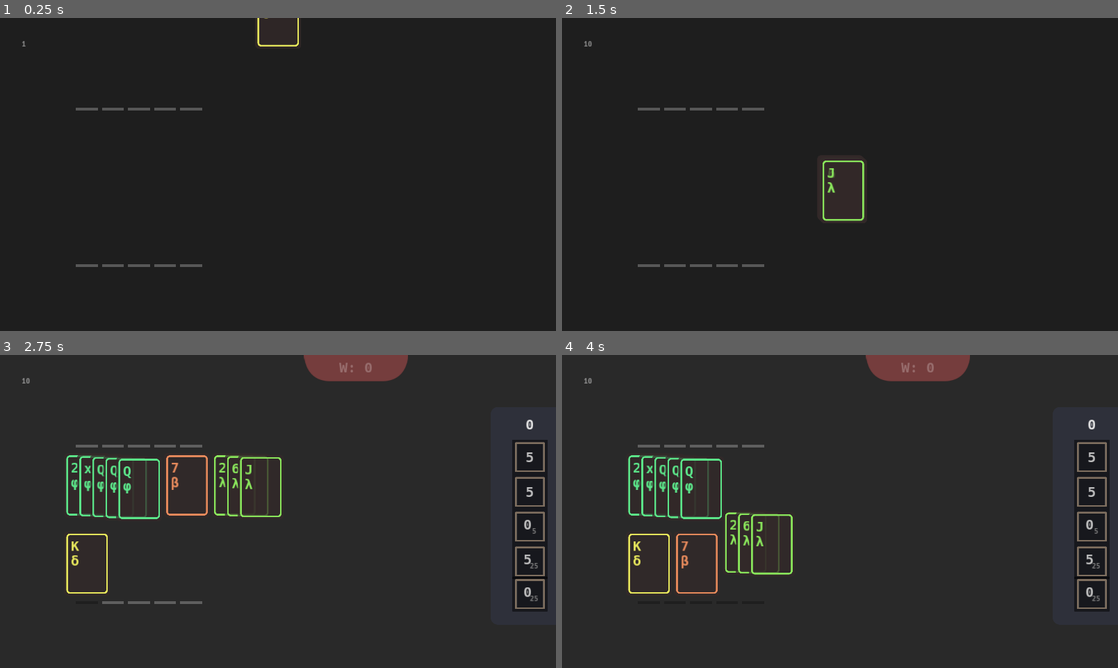
Above: before the commit, frames 1-4 (two rows, left to right).
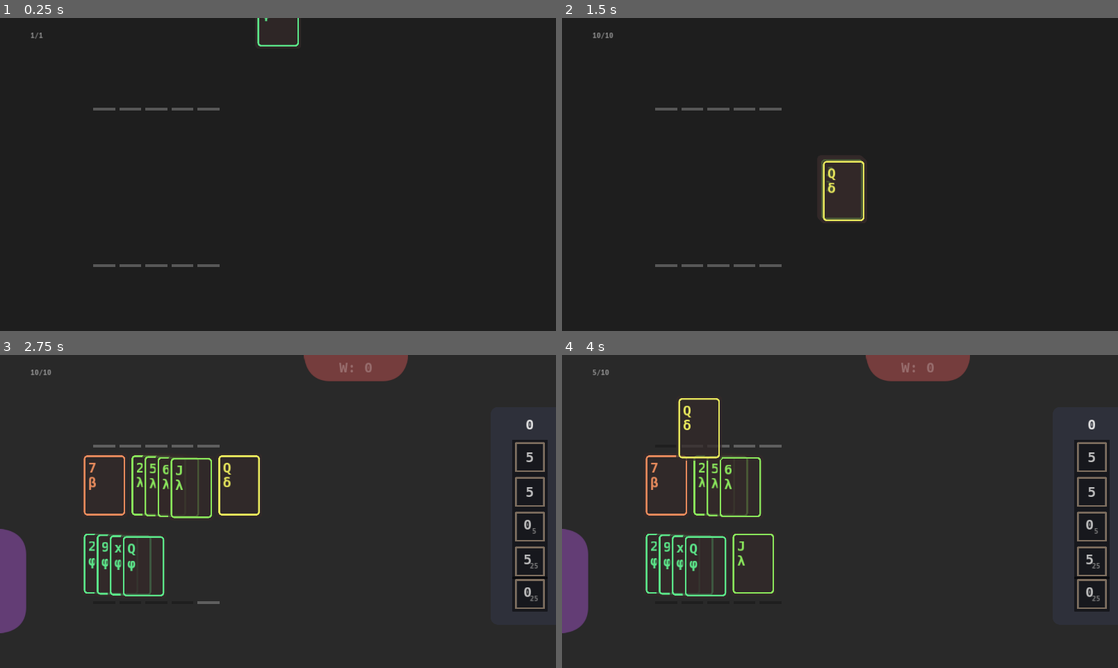
Above: after the commit, the same moments.

Repository: irisxerno/godot-cardinality-9
Game: Godot game, scene res://scene/Main.tscn
Same seed, same stepped clock (60 frames per second), same inputs: the game is played once before the commit and once after it.
Inputs (mouse positions are in pixels of both pictures, inside the frame that each line leads up to):
- Up to frame 1 (0.25 s): no input
- Up to frame 2 (1.5 s): tap Enter (ui_accept) at 0.5, 0.77 s; move the mouse to (962, 158) at 0.52 s; click (962, 158) at 0.67 s; move the mouse to (728, 190) at 1.27 s; click (728, 190) at 1.42 s
- Up to frame 3 (2.75 s): tap Enter (ui_accept) at 1.52 s; move the mouse to (88, 486) at 2.02 s; click (88, 486) at 2.17 s
- Up to frame 4 (4 s): move the mouse to (751, 486) at 2.77 s; click (751, 486) at 2.92 s; tap Enter (ui_accept) at 3.02, 3.77 s; move the mouse to (789, 486) at 3.52 s; click (789, 486) at 3.67 s

The runs differ from the first frame. In frame 1, 0.4% of the frame differs, in the area x 4-54%, y 0-80%; in frame 2, 0.7%; in frame 3, 5.6%, in the area x 0-51%, y 4-89%; in frame 4, 5.6%.

Commit message:
saving

Diff:
--- a/project.godot
+++ b/project.godot
@@ -12,6 +12,10 @@
 
 config/name="cardinality 9"
 run/main_scene="res://scene/Main.tscn"
+boot_splash/show_image=false
+boot_splash/fullsize=false
+boot_splash/use_filter=false
+boot_splash/bg_color=Color( 0.121569, 0.121569, 0.121569, 1 )
 config/icon="res://icon.png"
 
 [autoload]
--- a/scene/Main.tscn
+++ b/scene/Main.tscn
@@ -20,6 +20,9 @@
 [ext_resource path="res://script/Tally.gd" type="Script" id=18]
 [ext_resource path="res://script/ArmoryController.gd" type="Script" id=19]
 [ext_resource path="res://script/UserArmory.gd" type="Script" id=20]
+[ext_resource path="res://script/Savior.gd" type="Script" id=21]
+[ext_resource path="res://script/Saves.gd" type="Script" id=22]
+[ext_resource path="res://script/Click.gd" type="Script" id=23]
 
 [sub_resource type="RectangleShape2D" id=5]
 extents = Vector2( 1280, 720 )
@@ -30,7 +33,7 @@
 font_data = ExtResource( 12 )
 
 [sub_resource type="StyleBoxFlat" id=1]
-bg_color = Color( 0.1875, 0.25, 0.208333, 0.752941 )
+bg_color = Color( 0.188235, 0.25098, 0.207843, 0.752941 )
 corner_radius_top_left = 16
 corner_radius_top_right = 16
 corner_radius_bottom_right = 16
@@ -49,16 +52,30 @@
 use_filter = true
 font_data = ExtResource( 12 )
 
+[sub_resource type="StyleBoxFlat" id=9]
+bg_color = Color( 0.160784, 0.145098, 0.137255, 0.752941 )
+corner_radius_top_left = 16
+corner_radius_top_right = 16
+corner_radius_bottom_right = 16
+corner_radius_bottom_left = 16
+
+[sub_resource type="DynamicFont" id=10]
+size = 32
+use_mipmaps = true
+use_filter = true
+font_data = ExtResource( 12 )
+
 [node name="Main" type="Node"]
 script = ExtResource( 10 )
 
+[node name="Savior" type="Node" parent="."]
+script = ExtResource( 21 )
+
 [node name="Background" parent="." instance=ExtResource( 17 )]
 
 [node name="Builder" type="Node2D" parent="."]
+position = Vector2( 40, 0 )
 script = ExtResource( 2 )
-__meta__ = {
-"_edit_lock_": true
-}
 
 [node name="Offhand" parent="Builder" instance=ExtResource( 1 )]
 position = Vector2( 200, 120 )
@@ -170,10 +187,10 @@
 script = ExtResource( 4 )
 
 [node name="Debug" type="Label" parent="Cards"]
-margin_left = 50.0
-margin_top = 50.0
-margin_right = 90.0
-margin_bottom = 69.0
+margin_left = 70.0
+margin_top = 30.0
+margin_right = 110.0
+margin_bottom = 49.0
 custom_colors/font_color = Color( 1, 1, 1, 0.501961 )
 custom_fonts/font = SubResource( 6 )
 text = "0"
@@ -190,7 +207,6 @@
 mouse_filter = 2
 script = ExtResource( 8 )
 __meta__ = {
-"_edit_group_": true,
 "_edit_lock_": true
 }
 
@@ -372,10 +388,55 @@
 valign = 1
 autowrap = true
 
+[node name="SaveView" parent="Tabs" instance=ExtResource( 6 )]
+anchor_right = 1.0
+anchor_bottom = 1.0
+open_distance = 220
+property = "margin_left"
+
+[node name="Background" parent="Tabs/SaveView" index="0"]
+margin_left = -250.0
+margin_top = 150.0
+margin_bottom = 680.0
+custom_styles/panel = SubResource( 9 )
+
+[node name="Button" parent="Tabs/SaveView" index="1"]
+modulate = Color( 0.419608, 0.25098, 0.501961, 0.878431 )
+margin_top = 640.0
+margin_right = 1600.0
+margin_bottom = 1140.0
+rect_rotation = -90.0
+mouse_filter = 1
+
+[node name="Saves" type="Control" parent="Tabs/SaveView"]
+margin_left = -200.0
+margin_top = 170.0
+margin_right = -200.0
+margin_bottom = 170.0
+script = ExtResource( 22 )
+
+[node name="newgame" type="Label" parent="Tabs/SaveView"]
+modulate = Color( 1, 1, 1, 0.25098 )
+margin_left = -170.0
+margin_top = 620.0
+margin_right = -37.0
+margin_bottom = 660.0
+mouse_filter = 1
+custom_fonts/font = SubResource( 10 )
+text = "newgame"
+script = ExtResource( 23 )
+
 [node name="Foreground" parent="." instance=ExtResource( 17 )]
 color = Color( 0, 0, 0, 0 )
 duration = 2.0
 
+[node name="Position2D" type="Position2D" parent="."]
+position = Vector2( -30, 130 )
+
+[connection signal="card_data" from="Savior" to="Builder/Dealer" method="deal_data_now"]
+[connection signal="reset" from="Savior" to="." method="reset"]
+[connection signal="return_cards" from="Savior" to="Builder/Deal" method="add_cards"]
+[connection signal="update" from="Savior" to="Tabs/SaveView/Saves" method="set_saves"]
 [connection signal="dump" from="Builder/Offhand" to="Builder/Deal" method="add_cards"]
 [connection signal="request_return_cards" from="Builder/Offhand" to="Builder/Deal" method="request_take_cards"]
 [connection signal="request_return_cards" from="Builder/Deal" to="Builder" method="_on_Deal_request_return_cards"]
@@ -383,7 +444,7 @@
 [connection signal="request_return_cards" from="Builder/Mainhand" to="Builder/Deal" method="request_take_cards"]
 [connection signal="add_card" from="Builder/Dealer" to="Cards" method="add_card"]
 [connection signal="done" from="Builder/Dealer" to="." method="to_build"]
-[connection signal="return_cards" from="Builder/Dealer" to="Builder/Deal" method="add_cards"]
+[connection signal="return_cards" from="Builder/Dealer" to="Savior" method="get_cards"]
 [connection signal="done" from="Fight" to="." method="_on_Fight_done"]
 [connection signal="request_return_cards" from="Fight/Mainhand" to="Fight" method="_on_Mainhand_request_return_cards"]
 [connection signal="add_card" from="Fight/ArmoryController" to="Armories" method="add_card"]
@@ -394,8 +455,11 @@
 [connection signal="input_event" from="Fight/Tally" to="Fight/Tally" method="_on_input_event"]
 [connection signal="add_armory" from="UserArmory" to="Armories" method="add_card"]
 [connection signal="return_cards" from="UserArmory" to="Builder/Deal" method="add_cards"]
+[connection signal="color" from="WorldGeneration" to="Savior" method="color"]
+[connection signal="new" from="WorldGeneration" to="UserArmory" method="new"]
+[connection signal="new" from="WorldGeneration" to="Tabs/StatsView/Stats" method="new"]
 [connection signal="return_card_data" from="WorldGeneration" to="Builder/Dealer" method="deal_data_now"]
-[connection signal="return_world_data" from="WorldGeneration" to="Tabs/WorldView/World" method="world_from_data"]
+[connection signal="return_world_data" from="WorldGeneration" to="Tabs/WorldView/World" method="from_data"]
 [connection signal="resized" from="Tabs" to="." method="_on_Tabs_resized"]
 [connection signal="ccount" from="Tabs/WorldView/World" to="." method="_on_World_ccount"]
 [connection signal="select_tile" from="Tabs/WorldView/World" to="." method="_on_select_tile"]
@@ -416,7 +480,11 @@
 [connection signal="return_cost" from="Tabs/StatsView/Stats/Armory" to="Tabs/StatsView/Stats" method="return_cost"]
 [connection signal="try_buy" from="Tabs/StatsView/Stats/Armory" to="Tabs/StatsView/Stats" method="try_buy"]
 [connection signal="update" from="Tabs/StatsView/Stats/Armory" to="UserArmory" method="set_slots"]
+[connection signal="load_save" from="Tabs/SaveView/Saves" to="Savior" method="load_save"]
+[connection signal="click" from="Tabs/SaveView/newgame" to="Savior" method="newgame"]
+[connection signal="gui_input" from="Tabs/SaveView/newgame" to="Tabs/SaveView/newgame" method="_on_gui_input"]
 
 [editable path="Fight/Dealer"]
 [editable path="Tabs/WorldView"]
 [editable path="Tabs/StatsView"]
+[editable path="Tabs/SaveView"]
--- /dev/null
+++ b/scene/Save.tscn
@@ -0,0 +1,45 @@
+[gd_scene load_steps=5 format=2]
+
+[ext_resource path="res://res/Hack-Bold.ttf" type="DynamicFontData" id=1]
+[ext_resource path="res://script/Save.gd" type="Script" id=2]
+
+[sub_resource type="StyleBoxFlat" id=7]
+bg_color = Color( 1, 1, 1, 1 )
+corner_radius_top_left = 16
+corner_radius_top_right = 16
+corner_radius_bottom_right = 16
+corner_radius_bottom_left = 16
+
+[sub_resource type="DynamicFont" id=8]
+size = 24
+use_mipmaps = true
+use_filter = true
+font_data = ExtResource( 1 )
+
+[node name="Save" type="Control"]
+margin_left = -180.0
+margin_top = 30.0
+margin_bottom = 100.0
+mouse_filter = 2
+script = ExtResource( 2 )
+__meta__ = {
+"_edit_group_": true
+}
+
+[node name="Panel" type="Panel" parent="."]
+modulate = Color( 1, 1, 1, 0.25098 )
+anchor_right = 1.0
+anchor_bottom = 1.0
+mouse_filter = 1
+custom_styles/panel = SubResource( 7 )
+
+[node name="Label" type="Label" parent="."]
+anchor_right = 1.0
+anchor_bottom = 1.0
+custom_fonts/font = SubResource( 8 )
+text = "w9#99+10999"
+align = 1
+valign = 1
+autowrap = true
+
+[connection signal="gui_input" from="Panel" to="." method="_on_gui_input"]
--- a/script/ArmoryController.gd
+++ b/script/ArmoryController.gd
@@ -18,7 +18,7 @@
 		for d in armory_data[k]:
 			var inst = scene.instance()
 			inst.value = d
-			inst.suit = k
+			inst.suit = int(k)
 			inst.position = self.position
 			armories[k].append(inst)
 			emit_signal("add_card", inst)
@@ -49,7 +49,7 @@
 	return armories
 
 
-func return_all():
+func clear(death=true):
 	for inst in list():
 		inst.move_to(to_global(inst.position+Vector2(0, -100)))
 		inst.kill()
--- a/script/Card.gd
+++ b/script/Card.gd
@@ -16,8 +16,10 @@
 var death = false
 var kill = false
 
-export var test = false
+var test = false
 export var armory = false
+
+var test_notween = false
 
 
 func _ready():
@@ -53,11 +55,16 @@
 	if position == new_position or dest_position == new_position:
 		return
 	dest_position = new_position
+	if test_notween:
+		self.position = dest_position
+		return
 	$Tween.interpolate_property(self, "position", position, dest_position, 0.5, Tween.TRANS_QUAD)
 	$Tween.start()
 
 
 func to_alpha(a):
+	if test_notween and kill:
+		queue_free()
 	$AlphaTween.interpolate_property(self, "modulate", self.modulate, Color(1, 1, 1, a), 1, Tween.TRANS_QUAD, Tween.EASE_OUT)
 	$AlphaTween.start()
 
--- a/script/Cards.gd
+++ b/script/Cards.gd
@@ -2,12 +2,15 @@
 
 
 var raise_counter = 0
+var rcmax = 0
 
 
 func _process(delta):
 	if raise_counter > 0:
+		if raise_counter > rcmax:
+			rcmax = raise_counter
 		if get_node("Debug"):
-			$Debug.text = str(raise_counter)
+			$Debug.text = str(raise_counter)+"/"+str(rcmax)
 	raise_counter = 0
 
 
@@ -22,13 +25,8 @@
 	inst.raise()
 
 
-func mark_death():
+func kill(all = false):
 	for inst in get_children():
-		if inst.has_method("update_face"):
-			inst.death = true
-
-
-func kill():
-	for inst in get_children():
-		if inst.has_method("kill") and inst.death:
-			inst.kill()
+		if inst.has_method("kill"):
+			if inst.death or all:
+				inst.kill()
--- /dev/null
+++ b/script/Click.gd
@@ -0,0 +1,27 @@
+extends Control
+
+
+signal click
+
+var selected
+
+
+func update():
+	var c = modulate
+	c.a = 0.25
+	if selected:
+		c.a = 0.75
+	modulate = c
+
+
+func _on_gui_input(event):
+	if event is InputEventMouseButton and event.button_index == BUTTON_LEFT and event.pressed:
+		if selected:
+			emit_signal("click")
+		selected = !selected
+		update()
+
+func _input(event):
+	if event is InputEventMouseButton and event.pressed and not Rect2(Vector2(), rect_size).has_point(get_local_mouse_position()) and selected:
+		selected = false
+		update()
--- a/script/Dealer.gd
+++ b/script/Dealer.gd
@@ -33,7 +33,7 @@
 	for d in card_data:
 		var inst = scene.instance()
 		inst.value = d["value"]
-		inst.suit = d["suit"]
+		inst.suit = int(d["suit"])
 		inst.position = self.position
 		inst.face_up = face_up
 		cards.append(inst)
@@ -42,6 +42,11 @@
 
 func start():
 	$DealAnimTimer.start()
+
+
+func update():
+	for inst in cards:
+		inst.death = false
 
 
 func _on_DealAnimTimer_timeout():
--- a/script/Deck.gd
+++ b/script/Deck.gd
@@ -55,3 +55,10 @@
 	var c = cards
 	cards = []
 	return c
+
+
+func clear(death=false):
+	if death:
+		for inst in cards:
+			inst.death = true
+	return_all()
--- a/script/Fight.gd
+++ b/script/Fight.gd
@@ -84,8 +84,9 @@
 			c.append($Offhand.cards.pop_front())
 		$Mainhand.add_cards(c)
 
-func clear():
+
+func clear(death=false):
 	for inst in get_children():
-		if inst.has_method("return_all"):
-			inst.return_all()
+		if inst.has_method("clear"):
+			inst.clear(death)
 	tile = null
--- a/script/Main.gd
+++ b/script/Main.gd
@@ -5,14 +5,25 @@
 
 
 func _ready():
-	$WorldGeneration.new_game()
 	$Background.set_color("none")
-	$Builder.stats = $Tabs/StatsView/Stats
-	$Builder.armory = $UserArmory
-	$Fight.armory = $UserArmory
+
+	var stats = $Tabs/StatsView/Stats
+	var armory = $UserArmory
+	var world = $Tabs/WorldView/World
+	$Builder.stats = stats
+	$Builder.armory = armory
+	$Savior.stats = stats
+	$Savior.armory = armory
+	$Savior.world = world
+	$Savior.generator = $WorldGeneration
+	$Fight.stats = stats
+	$Fight.armory = armory
+
 	$Tabs.update_all("hide", false)
 	$Builder.visible = true
 	$Fight.visible = false
+
+	$Savior.start()
 
 
 func _on_select_tile(tile):
@@ -32,7 +43,6 @@
 	$UserArmory.visible = false
 	$Background.to_color("fight")
 
-	$Fight.stats = $Tabs/StatsView/Stats
 	$Fight.tile = tile
 	$Fight/Mainhand.add_cards($Builder/Mainhand.cards())
 	$Fight/Extra.add_cards($Builder/Deal.cards())
@@ -53,9 +63,8 @@
 func _on_Fight_done(win):
 	# TODO: losing animation
 
-	$Cards.mark_death()
-
 	if win:
+		$Savior.savable = true
 		$Builder.clear()
 
 		var reward = $Fight.tile.reward
@@ -64,6 +73,11 @@
 		if maxc > 0:
 			r = reward.slice(0, maxc-1)
 
+		var loss = 0
+		if maxc - len(r) > 0:
+			loss = maxc - len(r)
+			print("net loss: -", loss)
+
 		$Builder/Dealer.add_cards($Fight/Mainhand.cards())
 		$Builder/Dealer.add_cards($Fight/Offhand.cards())
 		$Builder/Dealer.deal_from_data(r)
@@ -71,6 +85,7 @@
 
 		$Tabs/StatsView/Stats.reset_ticks()
 		$Tabs/StatsView/Stats.add_xp($Fight/Extra.count()+len(reward)-len(r))
+		$Tabs/StatsView/Stats.add_loss(loss)
 
 		$UserArmory.kill_cards()
 
@@ -91,17 +106,29 @@
 	$Builder.visible = true
 	$Fight.visible = false
 
+	$Fight.clear(true)
+
 	$Builder.update()
-
-	$Fight.clear()
 
 	$Cards.kill()
 
 
 func _on_Tabs_resized():
-	$Fight/Extra.position = Vector2(OS.window_size.x+45,OS.window_size.y/2)
-	$UserArmory.position = Vector2(OS.window_size.x - 260, 640)
+	var w = $Tabs.rect_size
+	$Fight/Extra.position = Vector2(w.x+45,w.y/2)
+	$UserArmory.position = Vector2(w.x - 260, 640)
 
 
 func _on_World_ccount(cc):
 	$Tabs/WorldView.open_distance = 100 * cc + 50
+
+
+func reset(i):
+	$Tabs.update_all("hide", true)
+	$Builder.visible = true
+	$Fight.visible = false
+
+	$Builder.clear(true)
+	$UserArmory.new()
+	$Cards.kill()
+	$Savior.load_next(i)
--- a/script/RowController.gd
+++ b/script/RowController.gd
@@ -51,6 +51,13 @@
 		inst.cards = []
 
 	return cards
+
+
+func clear(death=false):
+	for inst in cols:
+		for ins in inst.cards:
+			ins.death = death
+		inst.cards = []
 
 
 func add_cards(new_cards):
--- /dev/null
+++ b/script/Save.gd
@@ -0,0 +1,37 @@
+extends Control
+
+
+signal load_save
+
+var selected
+var index
+
+
+func set_save(save, i):
+	$Label.text = "w%d#%d+%d" % [save["world_num"], save["stats"]["progress"], save["stats"]["score"]]
+	var c = Color(int(save["color"]))
+	c.a = 0.25
+	$Panel.modulate = c
+	index = i
+
+
+func update():
+	var c = $Panel.modulate
+	c.a = 0.25
+	if selected:
+		c.a = 0.75
+	$Panel.modulate = c
+
+
+func _on_gui_input(event):
+	if event is InputEventMouseButton and event.button_index == BUTTON_LEFT and event.pressed:
+		if selected:
+			emit_signal("load_save", index)
+		selected = !selected
+		update()
+
+
+func _input(event):
+	if event is InputEventMouseButton and event.pressed and not Rect2(Vector2(), rect_size).has_point(get_local_mouse_position()) and selected:
+		selected = false
+		update()
--- /dev/null
+++ b/script/Saves.gd
@@ -0,0 +1,31 @@
+extends Control
+
+
+signal load_save
+
+var saves = []
+
+
+func _ready():
+	var cursor = Vector2(0,0)
+	var scene = preload("res://scene/Save.tscn")
+	for i in range(5):
+		var inst = scene.instance()
+		inst.rect_position = cursor
+		inst.visible = false
+		inst.connect("load_save", self, "load_save")
+		saves.append(inst)
+		add_child(inst)
+		cursor += Vector2(0, 90)
+
+
+func load_save(index):
+	emit_signal("load_save", index)
+
+
+func set_saves(save_data):
+	for i in range(len(save_data)):
+		var save = save_data[-1-i]
+		var inst = saves[i]
+		inst.set_save(save, len(save_data)-i-1)
+		inst.visible = true
--- /dev/null
+++ b/script/Savior.gd
@@ -0,0 +1,136 @@
+extends Node
+
+
+signal return_cards
+signal update
+signal card_data
+signal reset
+
+
+var savable = false
+
+var stats
+var armory
+var world
+var generator
+var color
+
+var saves = []
+
+var magic = 1040447947
+
+
+func start():
+	var save_game = File.new()
+	var dir = Directory.new()
+	if dir.file_exists("user://save"):
+		save_game.open_compressed("user://save", File.READ, File.COMPRESSION_GZIP)
+		var savefile = parse_json(save_game.get_line())
+		if typeof(savefile) == 18 and "magic" in savefile:
+			var svmg = savefile["magic"]
+			if magic == svmg:
+				saves = savefile["saves"]
+		save_game.close()
+	emit_signal("update", saves)
+
+	if len(saves) > 0:
+		load_next(-1)
+	else:
+		load_next(false)
+
+
+func cards_to_data(c):
+	var data = []
+	for inst in c:
+		data.append({
+			"value": inst.value,
+			"suit": inst.suit
+		})
+	return data
+
+
+func get_cards(cards):
+	if savable:
+		save(cards)
+	emit_signal("return_cards", cards)
+
+
+func list_saves():
+	var files = []
+	var dir = Directory.new()
+	dir.open("user://")
+	dir.list_dir_begin()
+
+	while true:
+		var file = dir.get_next()
+		if file == "":
+			break
+		elif file.begins_with("save"):
+			files.append(file)
+
+	dir.list_dir_end()
+
+	return files
+
+
+func save_file():
+	while len(saves) > 5:
+		saves.pop_front()
+
+	var save_game = File.new()
+	save_game.open_compressed("user://save", File.WRITE, File.COMPRESSION_GZIP)
+	var savefile = {}
+	savefile["saves"] = saves
+	savefile["magic"] = magic
+	save_game.store_line(to_json(savefile))
+
+
+func save(cards):
+	var card_data = cards_to_data(cards)
+	var armory_data = armory.to_data()
+	var stat_data = stats.to_data()
+	var world_data = world.to_data()
+
+	var data = {
+		"color": color,
+		"cards": card_data,
+		"armories": armory_data,
+		"stats": stat_data,
+		"world": world_data,
+		"world_num": world.num,
+		"rng_seed": generator.seed_value,
+		"rng_state": generator.rng.state
+	}
+	saves.append(data)
+	save_file()
+	emit_signal("update", saves)
+
+
+func load_save(i):
+	savable = false
+	emit_signal("reset", i)
+
+
+func load_next(i):
+	if typeof(i) < 2:
+		generator.new_game()
+		return
+	var data = saves[i]
+
+	emit_signal("card_data", data["cards"])
+	armory.from_data(data["armories"])
+	stats.from_data(data["stats"])
+	world.from_data(data["world"], data["world_num"])
+
+	generator.rng.seed = data["rng_seed"]
+	generator.rng.state = data["rng_state"]
+
+	color = data["color"]
+
+
+func color(c):
+	color = c
+
+
+func newgame():
+	load_save(false)
--- a/script/Slot.gd
+++ b/script/Slot.gd
@@ -51,15 +51,19 @@
 	$Timer.start()
 
 
+func new_armory(v,s):
+	var scene = preload("res://scene/Armory.tscn")
+	armory = scene.instance()
+	armory.position = $Hack2.to_global(Vector2(0,0))
+	armory.value = v
+	armory.suit = int(s)
+	emit_signal("add_armory", armory)
+
+
 func _on_Timer_timeout():
 	$AlphaTween.interpolate_property($Flash, "modulate", Color(1, 1, 1, 1), Color(0, 0, 0, 0), 0.5, Tween.TRANS_LINEAR)
 	$AlphaTween.start()
-	var scene = preload("res://scene/Armory.tscn")
-	armory = scene.instance()
-	armory.position = $Hack2.to_global(Vector2(0,0))
-	armory.value = card.value
-	armory.suit = card.suit
-	emit_signal("add_armory", armory)
+	new_armory(card.value, card.suit)
 
 
 func clear():
--- a/script/Stat.gd
+++ b/script/Stat.gd
@@ -32,6 +32,12 @@
 	update()
 
 
+func setl(l):
+	$Tickmarks.reset()
+	level = l
+	update()
+
+
 func update():
 	$Level.text = str(level)
 	$Cost.text = ""
--- a/script/Stats.gd
+++ b/script/Stats.gd
@@ -4,6 +4,8 @@
 export var xp = 0
 
 var score = 0
+var progress = 0
+var loss = 0
 
 
 func _ready():
@@ -29,14 +31,59 @@
 
 func add_xp(i):
 	score += i
+	progress += 1
 	print("score: ", score)
 	return_cost(i)
+
+
+func add_loss(i):
+	loss += i
 
 
 func reset_ticks():
 	for inst in get_children():
 		if inst.has_method("cost"):
 			inst.get_node("Tickmarks").reset()
+
+
+func to_data():
+	return {
+		"xp": xp,
+		"mainhand": get_mainhand(),
+		"offhand": get_offhand(),
+		"extra": get_extra(),
+		"attack": get_attack(),
+		"armory": get_armory(),
+		"score": score,
+		"progress": progress,
+		"loss": loss
+	}
+
+
+func from_data(sdata):
+	xp = sdata["xp"]
+	score = sdata["score"]
+	progress = sdata["progress"]
+	loss = sdata["loss"]
+	$Mainhand.setl(sdata["mainhand"])
+	$Offhand.setl(sdata["offhand"])
+	$Extra.setl(sdata["extra"])
+	$Attack.setl(sdata["attack"])
+	$Armory.setl(sdata["armory"])
+	update()
+
+
+func new():
+	xp = 0
+	score = 0
+	progress = 0
+	loss = 0
+	update()
+	for inst in get_children():
+		if inst.has_method("cost"):
+			inst.get_node("Tickmarks").reset()
+			inst.level = inst.default
+			inst.update()
 
 
 func get_mainhand():
--- a/script/Table.gd
+++ b/script/Table.gd
@@ -45,7 +45,7 @@
 			inst.update()
 
 
-func clear():
+func clear(death=false):
 	for inst in get_children():
-		if inst.has_method("return_all"):
-			inst.return_all()
+		if inst.has_method("clear"):
+			inst.clear(death)
--- a/script/Tile.gd
+++ b/script/Tile.gd
@@ -41,7 +41,7 @@
 		$Label.visible = false
 		$Background.visible = false
 		$Border.visible = false
-		# $Defeated.visible = true
+		$Defeated.visible = true
 
 
 func advance_state():
--- a/script/UserArmory.gd
+++ b/script/UserArmory.gd
@@ -6,6 +6,20 @@
 
 var slots = []
 var count = 0
+
+
+func new():
+	for inst in slots:
+		if inst.armory:
+			inst.armory.kill()
+			inst.armory = null
+		if inst.backup_armory:
+			inst.backup_armory.kill()
+			inst.backup_armory = null
+		if inst.card:
+			inst.card.kill()
+			inst.card = null
+	set_slots(0)
 
 
 func find_selected():
@@ -18,6 +32,7 @@
 func kill_cards():
 	for inst in slots:
 		inst.kill()
+	# TODO: i might want to setup a reordering job to avoid inconsistency with save
 
 
 func set_slots(new_slot_count):
@@ -61,6 +76,31 @@
 	return dict
 
 
+func to_data():
+	var armory_data = []
+	for s in slots:
+		var inst = s.armory
+		var a = null
+		if inst:
+			a = {
+				"value": inst.value,
+				"suit": inst.suit
+			}
+		armory_data.append(a)
+	return armory_data
+
+
+func from_data(adata):
+	new()
+	set_slots(len(adata))
+	for i in range(len(adata)):
+		var inst = slots[i]
+		var ad = adata[i]
+		if ad:
+			inst.new_armory(ad["value"], int(ad["suit"]))
+			inst.backup_armory = inst.armory
+
+
 func return_cards(cs):
 	emit_signal("return_cards",cs)
 
--- a/script/World.gd
+++ b/script/World.gd
@@ -15,7 +15,7 @@
 	tiles = []
 
 
-func world_from_data(world, n):
+func from_data(world, n):
 	clear()
 	num = n
 	$Label.text = "W: " + str(num)
@@ -32,6 +32,8 @@
 		tile.rect_position += Vector2(tile_rsize*row + tile_rsize/2*col, -tile_csize*col)
 		if col == 0:
 			tile.state = "show"
+		if "state" in dat:
+			tile.state = dat["state"]
 		tile.connect("request_select", self, "request_select")
 		add_child(tile)
 		tiles.append(tile)
@@ -40,6 +42,18 @@
 			row = 0
 			col += 1
 	emit_signal("ccount", ccount())
+
+
+func to_data():
+	var data = []
+	for inst in tiles:
+		data.append({
+			"cards": inst.cards,
+			"armories": inst.armories,
+			"reward": inst.reward,
+			"state": inst.state
+		})
+	return data
 
 
 func ccount():
--- a/script/WorldGeneration.gd
+++ b/script/WorldGeneration.gd
@@ -3,11 +3,15 @@
 
 signal return_card_data
 signal return_world_data
+signal new
+signal color
 
 var rng = RandomNumberGenerator.new()
 
 var world_row_len = 5
 var iq_chance = 1.0/4.0
+
+var seed_value = 0
 
 
 func mx(w):
@@ -85,8 +89,11 @@
 
 func new_game():
 	randomize()
-	rng.seed = randi()
-	print(rng.seed)
+	seed_value = randi()
+	rng.seed = seed_value
+
+	var c = Color(rng.randf(),rng.randf(),rng.randf(),1).to_rgba32()
+	emit_signal("color", c)
 
 	var cards = []
 	for i in range(10):
@@ -94,6 +101,7 @@
 			"value": rng.randi_range(2,13),
 			"suit": rng.randi_range(1,mx(0))
 		})
+	emit_signal("new")
 	emit_signal("return_card_data", cards)
 	return_new_world(0)
 
--- /dev/null
+++ b/stresstest.gd
@@ -0,0 +1,26 @@
+extends Node2D
+
+
+var scene = preload("res://scene/Card.tscn")
+var cursor = Vector2(640,360)
+var c = 0
+
+var maxfps = 0
+
+
+func _process(delta):
+	var fps = Performance.get_monitor(Performance.TIME_FPS)
+	if fps > maxfps:
+		maxfps = fps
+	$Debug.text = str(c) + " " + str(fps)
+	if fps < maxfps:
+		return
+
+
+	var inst = scene.instance()
+	inst.position = cursor
+	inst.test = true
+	inst.face_up = true
+	cursor += Vector2(rand_range(-10,10),rand_range(-10, 10))
+	add_child(inst)
+	c += 1
--- /dev/null
+++ b/stresstest.tscn
@@ -0,0 +1,15 @@
+[gd_scene load_steps=3 format=2]
+
+[ext_resource path="res://stresstest.gd" type="Script" id=1]
+[ext_resource path="res://res/Hack.tres" type="DynamicFont" id=2]
+
+[node name="stresstest" type="Node2D"]
+script = ExtResource( 1 )
+
+[node name="Debug" type="Label" parent="."]
+margin_left = 100.0
+margin_top = 100.0
+margin_right = 140.0
+margin_bottom = 138.0
+custom_fonts/font = ExtResource( 2 )
+text = "0"
Not shown: 1 places in scene/Main.tscn that only renumber resources
